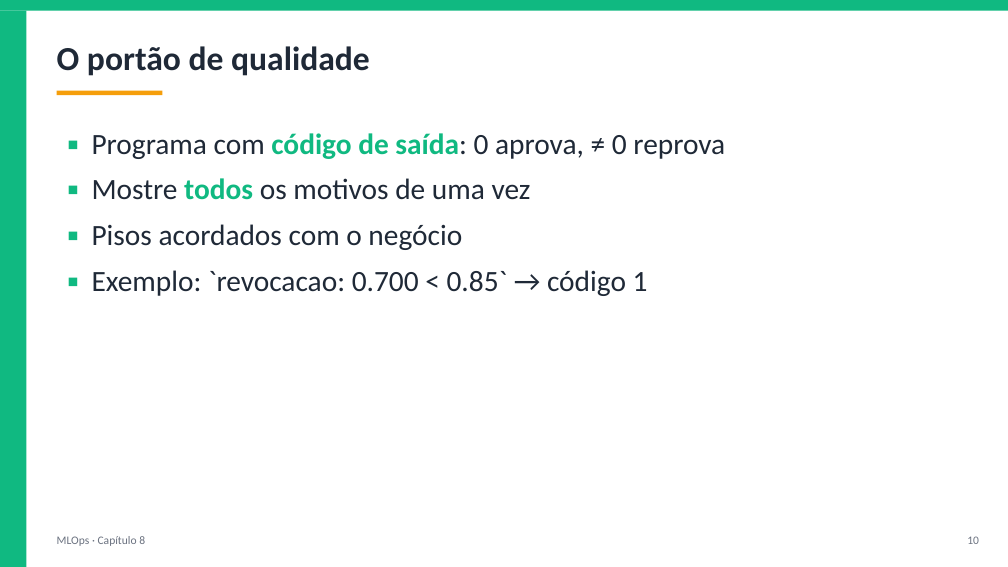
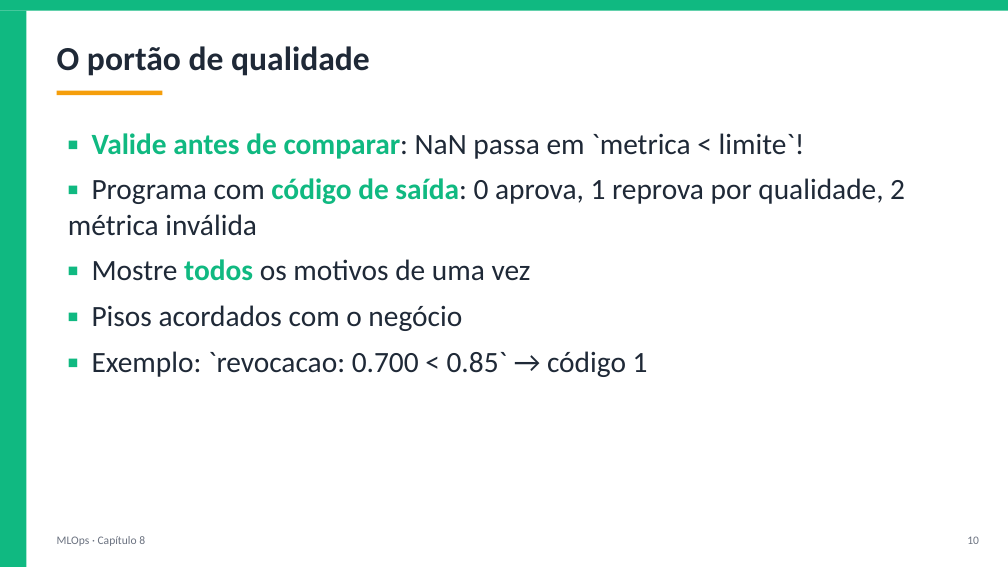
Before and after one commit to arakenmedeiros/claude, a slide deck: slide 10 of mlops/slides/Cap08_Testes_e_CI_CD_para_Machine_Learning.pptx. Drawn at 1008x567 pixels with LibreOffice and Linux fonts; fonts in the diff are those of the drawing. Boxes give left, top, right and bottom in pixels: in the first picture for what was removed or moved away, otherwise in the second. Text is boxed around its words. In the diff, an @@ line names an element or a change of style, - is before the commit and + after.

```diff
--- a/mlops/slides/Cap08_Testes_e_CI_CD_para_Machine_Learning.pptx
+++ b/mlops/slides/Cap08_Testes_e_CI_CD_para_Machine_Learning.pptx
@@ text at (68, 133, 905, 236): text changed @@
-▪ Programa com código de saída: 0 aprova, ≠ 0 reprova
+▪ Valide antes de comparar: NaN passa em `metrica < limite`!
+▪ Programa com código de saída: 0 aprova, 1 reprova por qualidade, 2 métrica inválida
```
Also in this commit, not shown: 1 other slide changed, 19 other files.
